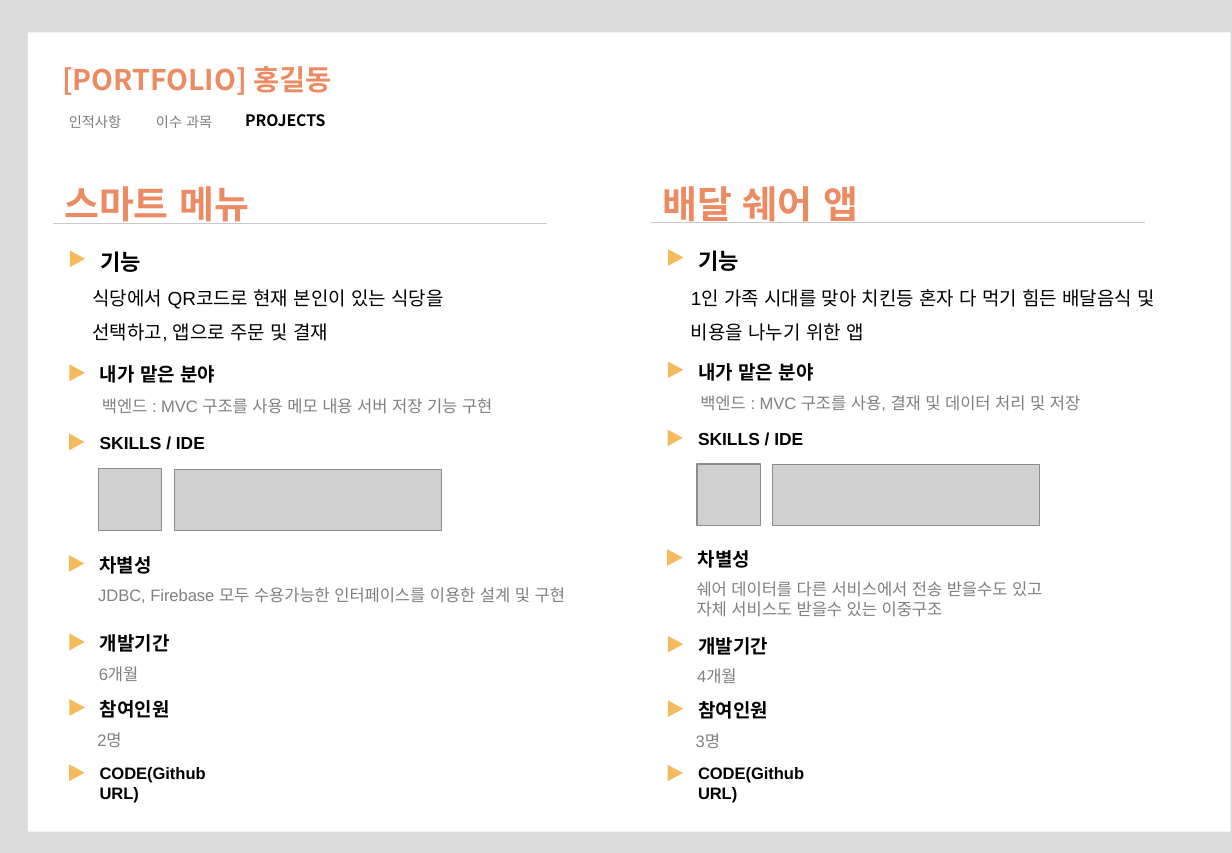
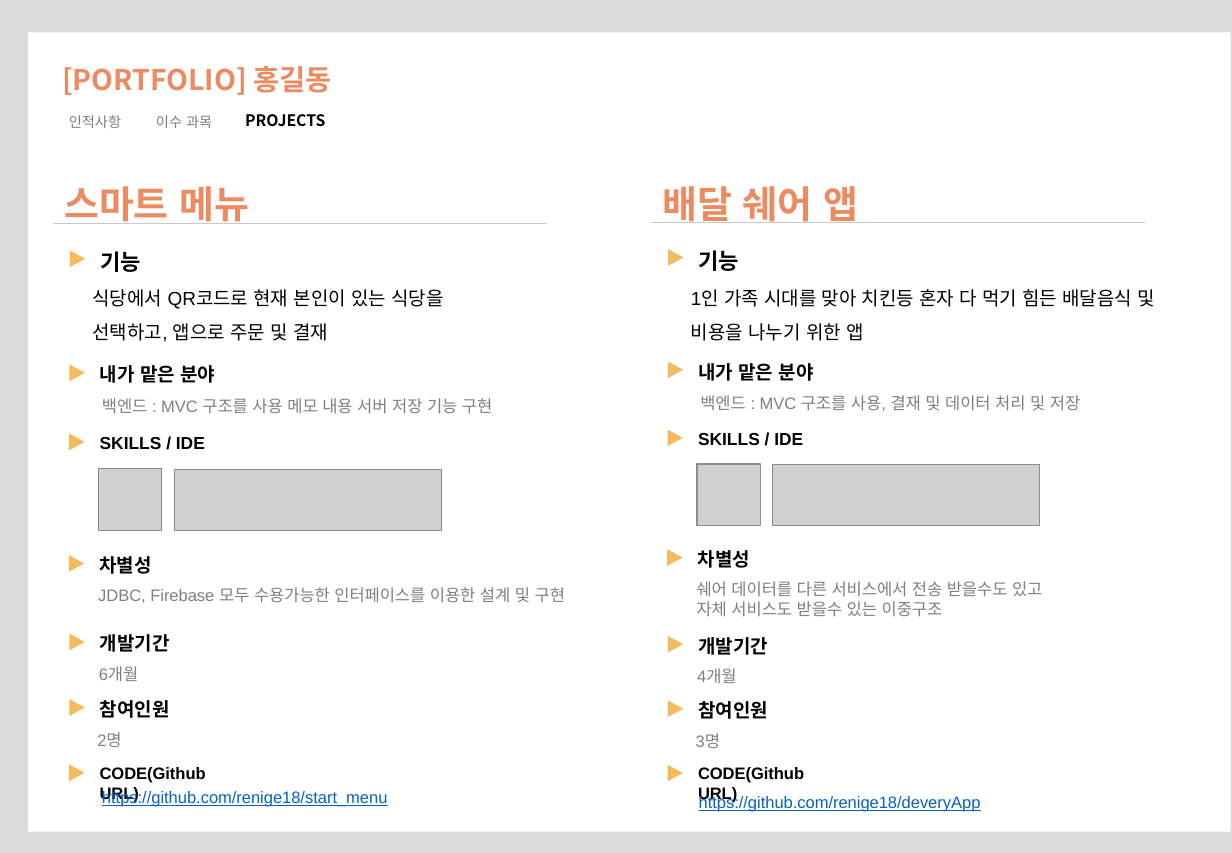
Before and after one commit to hwoo2814/2021_major_program, a slide deck: slide 5 of 5_portfolio/포트폴리오_예_github용.pptx. Drawn at 1232x853 pixels with LibreOffice and Linux fonts; fonts in the diff are those of the drawing; grey boxes stand for pictures. Boxes give left, top, right and bottom in pixels: in the first picture for what was removed or moved away, otherwise in the second. Text is boxed around its words. In the diff, an @@ line names an element or a change of style, - is before the commit and + after.

```diff
--- a/5_portfolio/포트폴리오_예_github용.pptx
+++ b/5_portfolio/포트폴리오_예_github용.pptx
@@ text added at bbox=[102, 790, 387, 807], 10.5 pt, text #0563C1, underline @@
+https://github.com/renige18/start_menu
@@ text added at bbox=[699, 794, 981, 811], 10.5 pt, text #0563C1, underline @@
+https://github.com/renige18/deveryApp
```
Also in this commit, not shown: 2 other slides changed, 5 other files.
